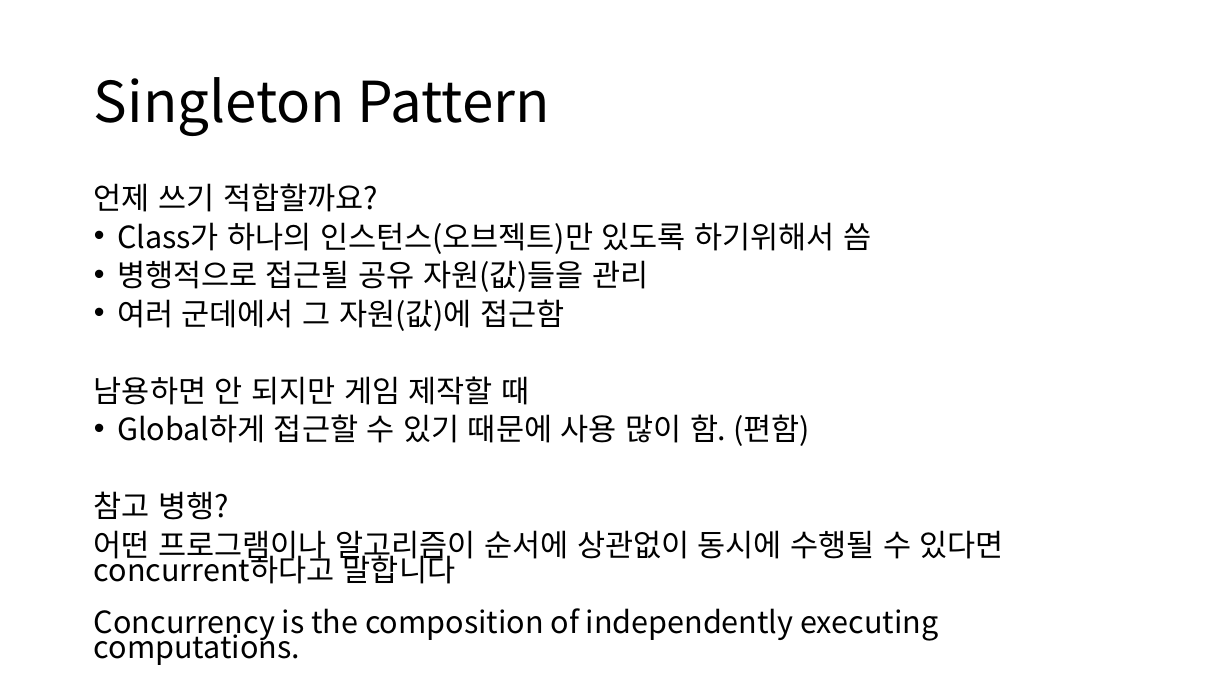
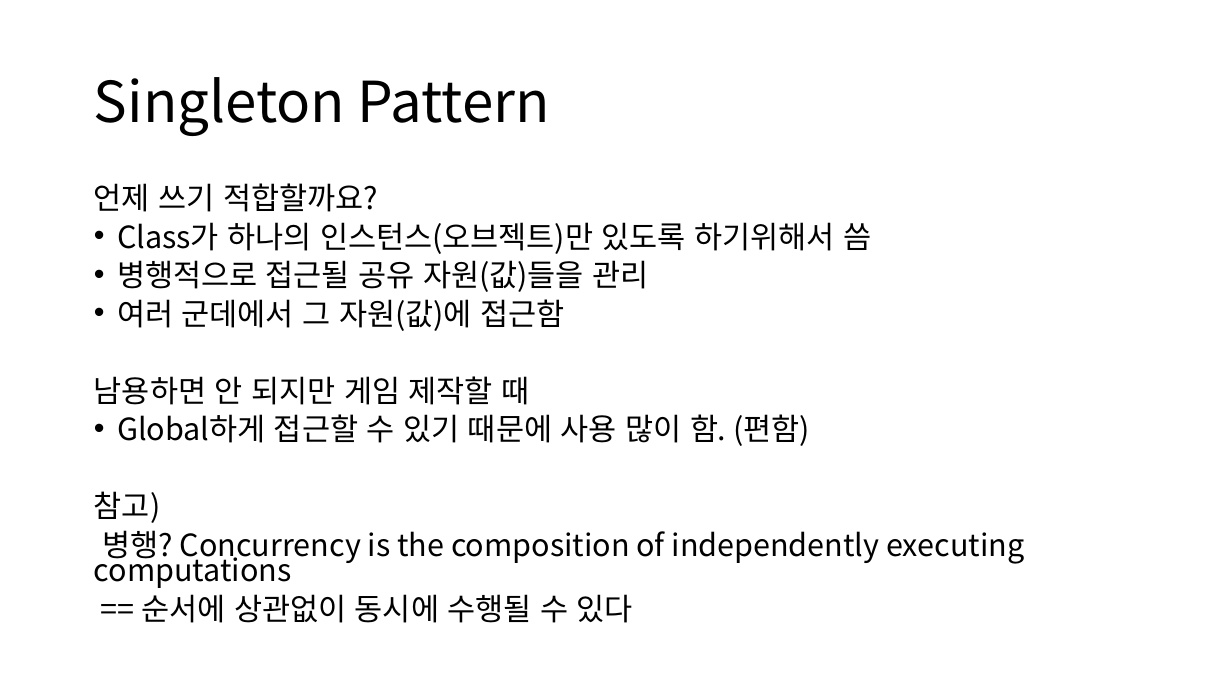
Before and after one commit to IamGroooooot/cien-unity-2019, a slide deck: slide 4 of 3주차.pptx (slide 3 before the commit). Drawn at 1232x693 pixels with LibreOffice and Linux fonts; fonts in the diff are those of the drawing. Boxes give left, top, right and bottom in pixels: in the first picture for what was removed or moved away, otherwise in the second. Text is boxed around its words. In the diff, an @@ line names an element or a change of style, - is before the commit and + after.

```diff
--- a/3주차.pptx
+++ b/3주차.pptx
@@ text at (94, 491, 1024, 623): text changed @@
-참고 병행?
-어떤 프로그램이나 알고리즘이 순서에 상관없이 동시에 수행될 수 있다면 concurrent하다고 말합니다
-Concurrency is the composition of independently executing computations.
+참고)
+병행? Concurrency is the composition of independently executing computations
+== 순서에 상관없이 동시에 수행될 수 있다
```
Also in this commit, not shown: 11 other slides changed, 11 slides added.
